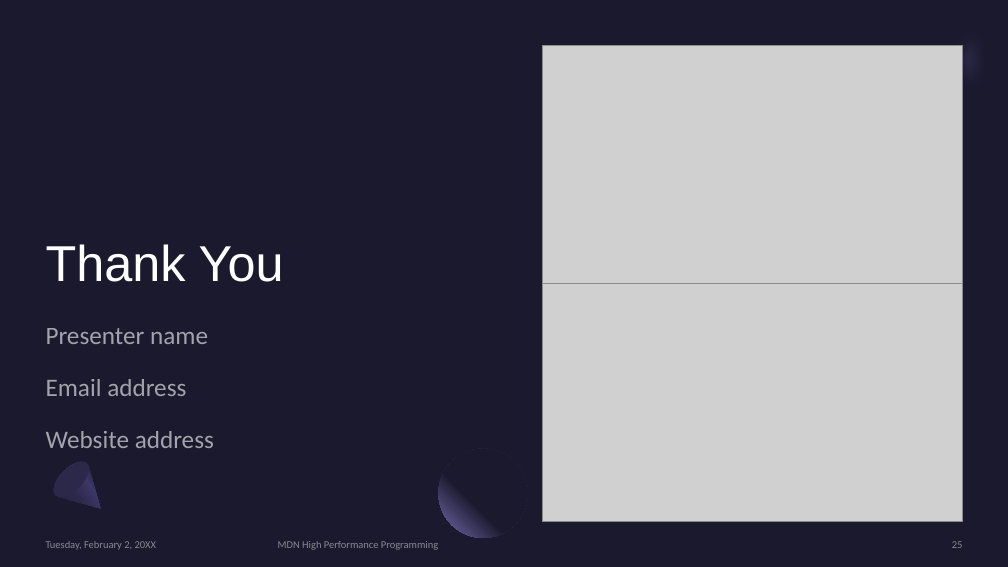
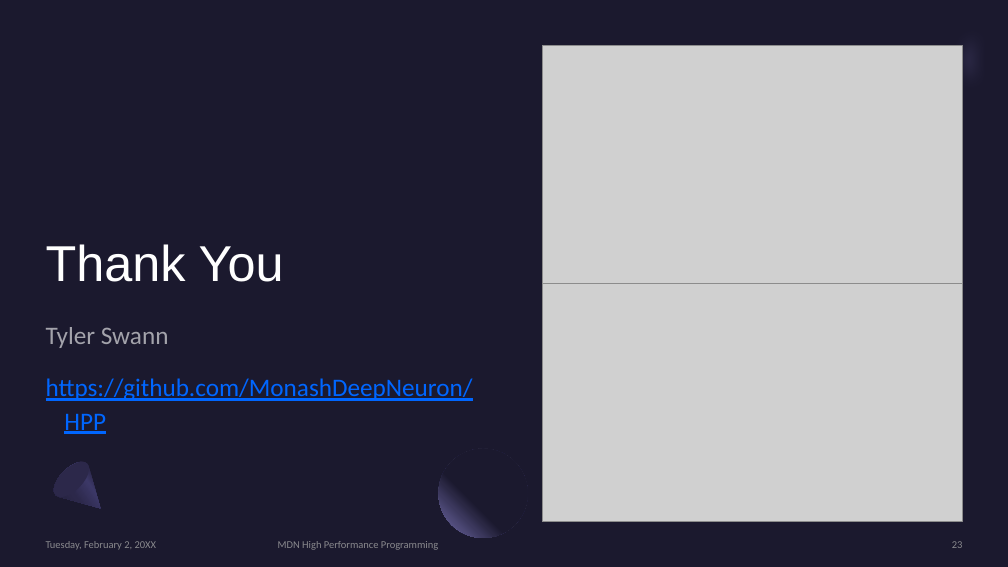
Before and after one commit to MonashDeepNeuron/HPP, a slide deck: slide 23 of content/week1/slides/week1.pptx (slide 25 before the commit). Drawn at 1008x567 pixels with LibreOffice and Linux fonts; fonts in the diff are those of the drawing; grey boxes stand for pictures. Boxes give left, top, right and bottom in pixels: in the first picture for what was removed or moved away, otherwise in the second. Text is boxed around its words. In the diff, an @@ line names an element or a change of style, - is before the commit and + after.

```diff
--- a/content/week1/slides/week1.pptx
+++ b/content/week1/slides/week1.pptx
@@ subtitle at (x1=46, y1=327, x2=473, y2=434): text changed; text colour #FFFFFF at 60% opacity to #0066FF @@
-Presenter name
-Email address
-Website address
+Tyler Swann
+https://github.com/MonashDeepNeuron/HPP
```
Also in this commit, not shown: 6 other slides changed, 5 slides added, 7 slides removed.
